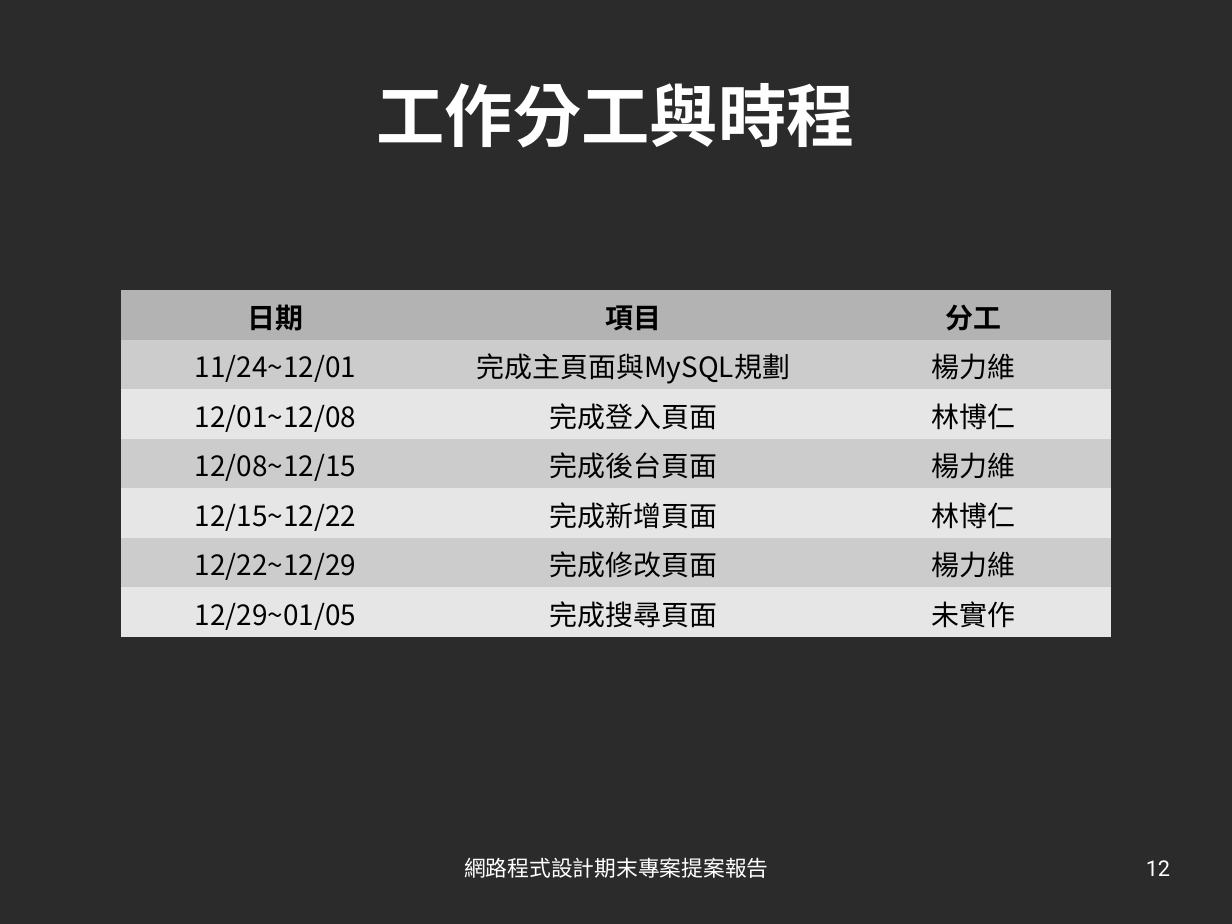
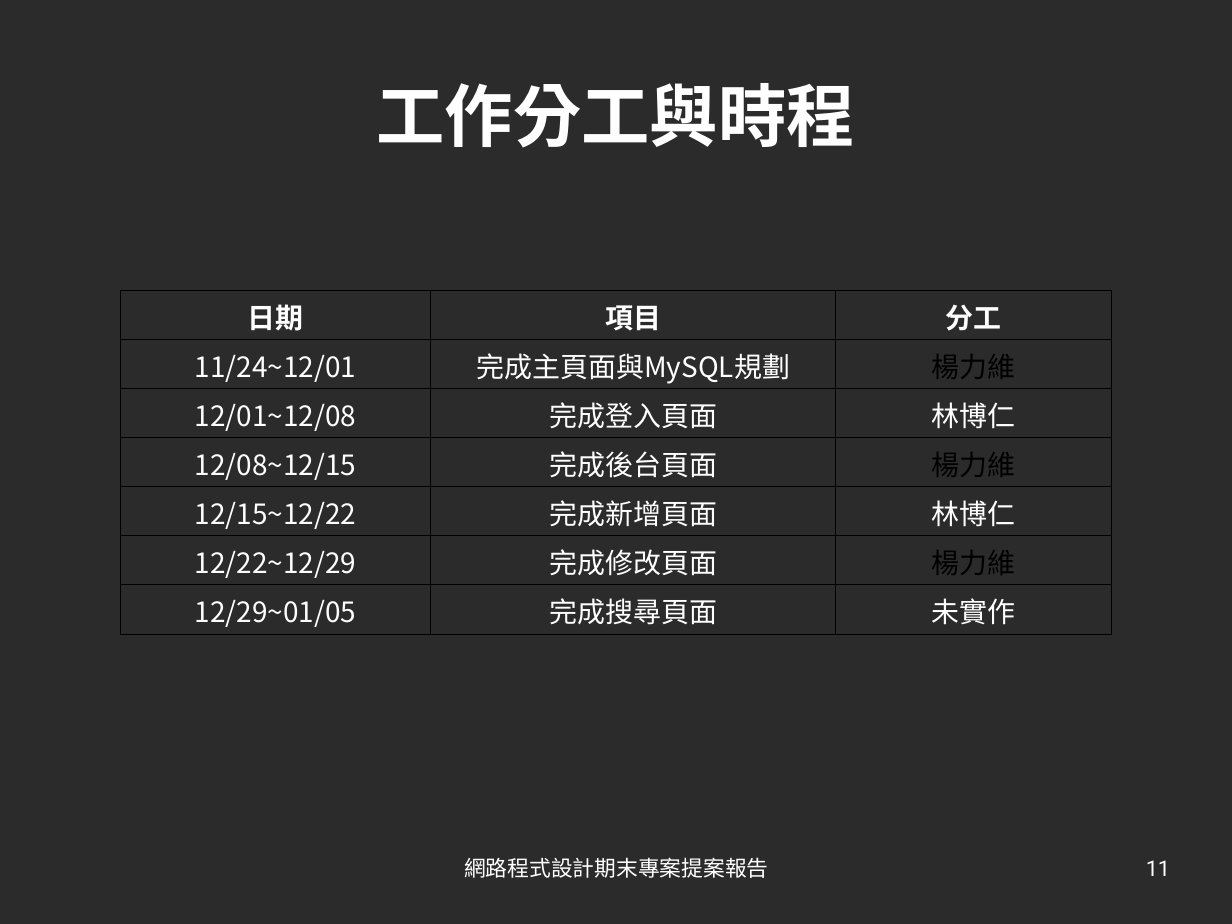
Before and after one commit to brlin-tw/NetAdminIPTableCorporate, a slide deck: slide 11 of meta/Manual/Project_manual.odp (slide 12 before the commit). Drawn at 1232x924 pixels with LibreOffice and Linux fonts; fonts in the diff are those of the drawing; background and template pictures are left out; a plain dark background stands for a picture behind light text. Boxes give left, top, right and bottom in pixels: in the first picture for what was removed or moved away, otherwise in the second. Text is boxed around its words. In the diff, an @@ line names an element or a change of style, - is before the commit and + after.

```diff
--- a/meta/Manual/Project_manual.odp
+++ b/meta/Manual/Project_manual.odp
@@ table at (121, 291, 1110, 635) @@
@@ fill #B3B3B3 to none in row 1 @@
@@ fill #CCCCCC to none in 9 cells @@
@@ fill #E6E6E6 to none in 9 cells @@
@@ text colour #000000 to #FFFFFF @@
@@ borders changed @@
@@ page number at (1146, 860, 1170, 876): text changed @@
-12
+11
```
Also in this commit, not shown: 1 other slide changed, 1 slide removed, 1 other file.
